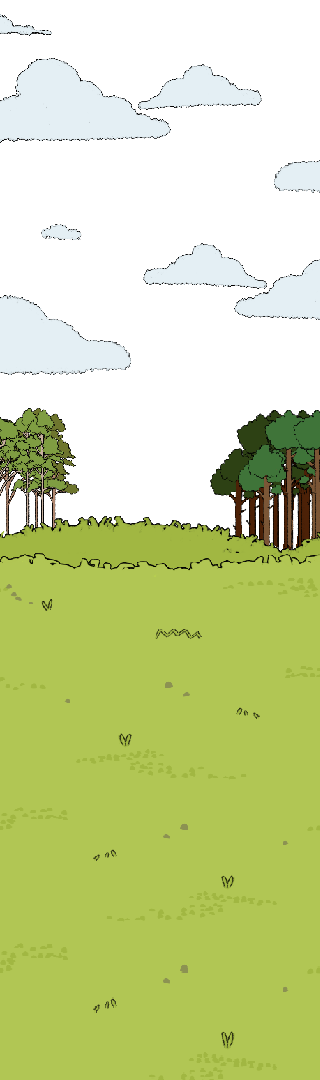
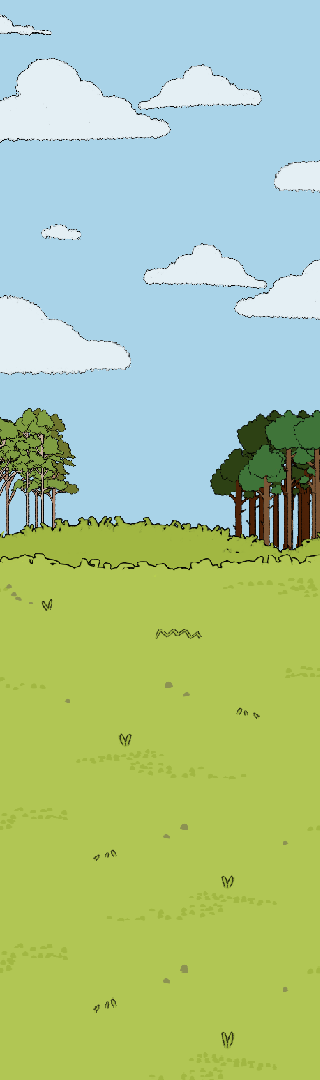
Layered file, before and after one edit (320x1080). Changes by layer:
painted on "Front Merged" over [0, 512, 312, 551]
painted on "Back" over [0, 448, 312, 551]
painted on "Paint Layer 162 Merged" over [0, 384, 64, 537]
painted on "Paint Layer 161 Merged" over [0, 320, 128, 537]
painted on "Paint Layer 162" over [0, 320, 128, 512]
painted on "Paint Layer 161" over [0, 384, 64, 537]
painted on "Copy of Paint Layer 161 Merged" (1st of 3, in "bg 125" › "árvore bg eucalipto") over [0, 320, 64, 537]
painted on "Copy of Paint Layer 161 Merged" (2nd of 3, in "bg 125" › "árvore bg eucalipto" › "Clipping Group 165") over [0, 320, 128, 537]
painted on "Paint Layer 159 Merged" over [128, 384, 320, 551]
painted on "Mask Layer" (2nd of 3, in "bg 125" › "árvores bg pinheiro" › "Clipping Group 168") over [128, 384, 320, 551]
painted on "Paint Layer 159" over [128, 384, 320, 512]
painted on "Paint Layer 160" over [192, 384, 320, 551]
painted on "Mask Layer" (3rd of 3, in "bg 125" › "árvores bg pinheiro" › "Clipping Group 167") over [0, 256, 320, 551]
painted on "Copy of Paint Layer 160 Merged" (1st of 2, in "bg 125" › "árvores bg pinheiro" › "Clipping Group 167") over [128, 384, 320, 551]
painted on "Copy of Paint Layer 160 Merged" (2nd of 2, in "bg 125" › "árvores bg pinheiro" › "Clipping Group 167") over [128, 384, 320, 551]
painted on "Cloud Merged" over [0, 0, 320, 384]
showed "Background", painted on it over [0, 0, 320, 551]
